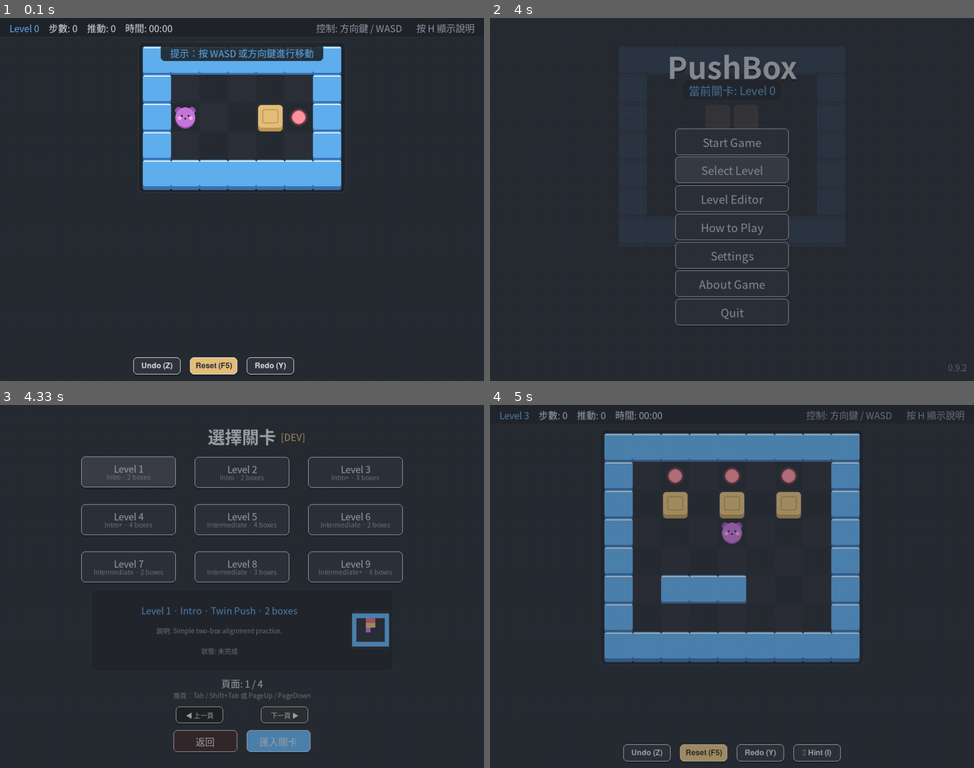
Above: before the commit, frames 1-4 (two rows, left to right).
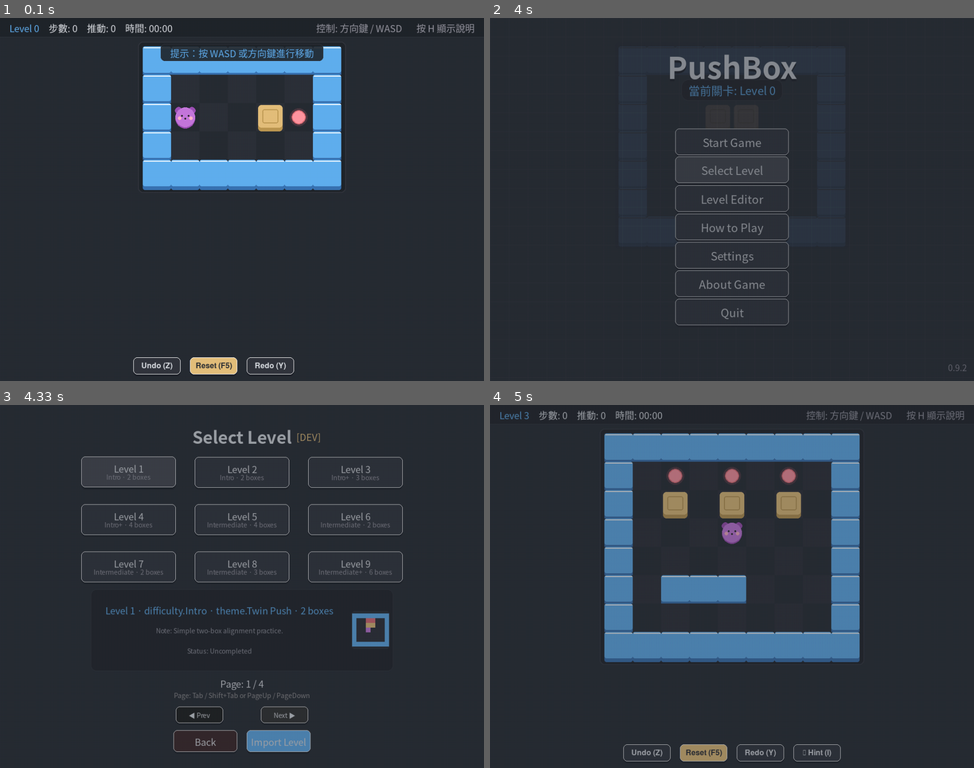
Above: after the commit, the same moments.

Repository: YI-TING-EE13/Pushbox-Pygame
Game: pygame game, started from main.py
Two runs of this game, one before a commit and one after it. Both use one fixed random seed, a clock stepped at 60 frames per second and the inputs below.
Inputs (mouse positions are in pixels of both pictures, inside the frame that each line leads up to):
- Up to frame 1 (0.1 s): no input
- Up to frame 2 (4 s): type "ann" at 0.33 s; tap Enter at 0.67 s; tap D at 0.88 s; click "Undo (Z)" at 1.27 s; click "Level 0" at 1.6 s; click "Reset (F5)" at 1.93 s; click "Level 0" at 2.27 s; click (804, 72) at 2.6 s; tap M at 3.43 s; click "Select Level" at 3.82 s
- Up to frame 3 (4.33 s): click "Start Game" at 4.15 s
- Up to frame 4 (5 s): click "Level 3" at 4.48 s; tap Page Up at 4.77 s

Frames 1-2 are identical in both runs. In frame 3, 1.8% of the frame differs, in the area x 21-69%, y 6-95%; in frame 4, nothing differs.

Commit message:
feat: localize level selector

Diff:
--- a/src/pushbox/utils/i18n.py
+++ b/src/pushbox/utils/i18n.py
@@ -87,6 +87,42 @@
         "game.buttons.hint": "💡 Hint (I)",
         "game.feedback.controls": "Control Scheme: {scheme}",
         "game.win.all_done": "Congratulations! Completed all levels",
+        # Level Selector
+        "level_selector.title": "Select Level",
+        "level_selector.back": "Back",
+        "level_selector.import": "Import Level",
+        "level_selector.prev_page": "◀ Prev",
+        "level_selector.next_page": "Next ▶",
+        "level_selector.page_indicator": "Page: {current} / {total}",
+        "level_selector.page_hint": "Page: Tab / Shift+Tab or PageUp / PageDown",
+        "level_selector.edit": "Edit",
+        "level_selector.delete": "Delete",
+        "level_selector.no_map": "No Map",
+        "level_selector.custom_level": "Custom Level",
+        "level_selector.locked": "🔒 Locked",
+        "level_selector.completed": "Completed · Best: {moves} moves",
+        "level_selector.uncompleted": "Uncompleted",
+        "level_selector.note_label": "Note: {note}",
+        "level_selector.type_label": "Type: {type}",
+        "level_selector.status_label": "Status: {status}",
+        "level_selector.boxes": "boxes",
+        # Built-in difficulty and theme mapping
+        "difficulty.Tutorial": "Tutorial",
+        "difficulty.Easy": "Easy",
+        "difficulty.Medium": "Medium",
+        "difficulty.Hard": "Hard",
+        "difficulty.Expert": "Expert",
+        "theme.Tutorial": "Tutorial",
+        "theme.Factory": "Factory",
+        "theme.Garden": "Garden",
+        "theme.Warehouse": "Warehouse",
+        # Custom Level Dialog
+        "custom_level.import_title": "Import Level",
+        "custom_level.import_msg": "Paste (Ctrl+V) or type PBX_ share code below:",
+        "custom_level.import_fail": "Import failed: {error}",
+        "custom_level.import_hint": ("Press Enter or click 'Confirm Import' to load."),
+        "custom_level.confirm": "Confirm Import",
+        "custom_level.cancel": "Cancel",
     },
     "zh-TW": {
         # Common / Buttons
@@ -165,6 +201,42 @@
         "game.buttons.hint": "💡 提示 (I)",
         "game.feedback.controls": "控制方式: {scheme}",
         "game.win.all_done": "恭喜! 已完成所有關卡",
+        # Level Selector
+        "level_selector.title": "選擇關卡",
+        "level_selector.back": "返回",
+        "level_selector.import": "匯入關卡",
+        "level_selector.prev_page": "◀ 上一頁",
+        "level_selector.next_page": "下一頁 ▶",
+        "level_selector.page_indicator": "頁面: {current} / {total}",
+        "level_selector.page_hint": "換頁：Tab / Shift+Tab 或 PageUp / PageDown",
+        "level_selector.edit": "編輯",
+        "level_selector.delete": "刪除",
+        "level_selector.no_map": "無地圖",
+        "level_selector.custom_level": "自訂關卡",
+        "level_selector.locked": "🔒 尚未解鎖",
+        "level_selector.completed": "已完成 · 最佳: {moves} 步",
+        "level_selector.uncompleted": "未完成",
+        "level_selector.note_label": "說明: {note}",
+        "level_selector.type_label": "類型: {type}",
+        "level_selector.status_label": "狀態: {status}",
+        "level_selector.boxes": "箱子",
+        # Built-in difficulty and theme mapping
+        "difficulty.Tutorial": "新手教學",
+        "difficulty.Easy": "簡單",
+        "difficulty.Medium": "中等",
+        "difficulty.Hard": "困難",
+        "difficulty.Expert": "專家",
+        "theme.Tutorial": "新手村",
+        "theme.Factory": "工業廠房",
+        "theme.Garden": "綠意庭園",
+        "theme.Warehouse": "古老倉庫",
+        # Custom Level Dialog
+        "custom_level.import_title": "匯入關卡",
+        "custom_level.import_msg": "請在下方框內貼上（Ctrl+V）或輸入 PBX_ 關卡分享碼：",
+        "custom_level.import_fail": "匯入失敗，請確認分享碼完整。({error})",
+        "custom_level.import_hint": ("按下 Enter 鍵或點擊下方「確認匯入」即可載入。"),
+        "custom_level.confirm": "確認匯入",
+        "custom_level.cancel": "取消返回",
     },
 }
 
--- a/src/pushbox/views/ui_components.py
+++ b/src/pushbox/views/ui_components.py
@@ -542,6 +542,7 @@
         self.current_page = 0
         self.levels_per_page = 9
         self.nav_buttons: list[ModernButton] = []
+        self._last_language = ""
         import os
 
         self.developer_mode = os.environ.get("SDL_VIDEODRIVER") == "dummy"
@@ -598,6 +599,10 @@
 
     def _layout_buttons(self, level_names: list[str], progress: dict) -> None:
         """Position and colorize level selection grid cards and pagination items."""
+        from ..utils.i18n import get_language, t
+
+        self._last_language = get_language()
+
         self.level_buttons.clear()
         self.action_buttons.clear()
 
@@ -683,7 +688,7 @@
                     y - 25,
                     60,
                     20,
-                    "編輯",
+                    t("level_selector.edit"),
                     handle_edit,
                     self.small_font,
                     bg_color=(50, 50, 150),
@@ -699,7 +704,7 @@
                     y - 25,
                     60,
                     20,
-                    "刪除",
+                    t("level_selector.delete"),
                     handle_delete,
                     self.small_font,
                     bg_color=(150, 50, 50),
@@ -720,7 +725,7 @@
             btn_y,
             btn_w,
             btn_h,
-            "返回",
+            t("level_selector.back"),
             handle_back,
             self.font,
             bg_color=(60, 40, 40),
@@ -735,7 +740,7 @@
             btn_y,
             btn_w,
             btn_h,
-            "匯入關卡",
+            t("level_selector.import"),
             handle_click_import,
             self.font,
             bg_color=COLORS["text_highlight"],
@@ -771,7 +776,7 @@
                 nav_y,
                 btn_w,
                 btn_h,
-                "◀ 上一頁",
+                t("level_selector.prev_page"),
                 handle_prev,
                 self.small_font,
                 bg_color=(50, 50, 50) if self.current_page > 0 else (30, 30, 30),
@@ -781,7 +786,7 @@
                 nav_y,
                 btn_w,
                 btn_h,
-                "下一頁 ▶",
+                t("level_selector.next_page"),
                 handle_next,
                 self.small_font,
                 bg_color=(50, 50, 50)
@@ -922,6 +927,8 @@
         The minimap is sized to fit within the available panel height and
         is hidden entirely when vertical space is insufficient.
         """
+        from ..utils.i18n import t
+
         if (
             not (0 <= self.selected_index < len(self.level_buttons))
             or not self.font
@@ -1004,8 +1011,11 @@
             if len(note) > 50:
                 note = note[:47] + "..."
 
-            # Line 1: Basic Info
-            info_text = f"{level_name} · {diff} · {theme} · {boxes} boxes"
+            # Line 1: Basic Info (Localized theme, difficulty, boxes)
+            loc_diff = t(f"difficulty.{diff}")
+            loc_theme = t(f"theme.{theme}")
+            loc_boxes = f"{boxes} {t('level_selector.boxes')}"
+            info_text = f"{level_name} · {loc_diff} · {loc_theme} · {loc_boxes}"
             info_surf = self.font.render(info_text, True, COLORS["text_highlight"])
             info_rect = info_surf.get_rect(
                 centerx=text_center_x,
@@ -1014,7 +1024,7 @@
             screen.blit(info_surf, info_rect)
 
             # Line 2: Note Description
-            note_text = f"說明: {note}"
+            note_text = t("level_selector.note_label").format(note=note)
             note_surf = self.small_font.render(note_text, True, COLORS["text_dim"])
             note_rect = note_surf.get_rect(
                 centerx=text_center_x,
@@ -1024,14 +1034,20 @@
 
             # Line 3: Completion status
             if is_locked:
-                status_text = "狀態: 🔒 尚未解鎖"
+                status_text = t("level_selector.status_label").format(
+                    status=t("level_selector.locked")
+                )
                 status_color = COLORS["error"]
             elif level_progress.get("completed"):
                 best_moves = level_progress.get("best_moves", "-")
-                status_text = f"狀態: 已完成 · 最佳: {best_moves} 步"
+                status_text = t("level_selector.status_label").format(
+                    status=t("level_selector.completed").format(moves=best_moves)
+                )
                 status_color = COLORS["success"]
             else:
-                status_text = "狀態: 未完成"
+                status_text = t("level_selector.status_label").format(
+                    status=t("level_selector.uncompleted")
+                )
                 status_color = COLORS["text_dim"]
 
             status_surf = self.small_font.render(status_text, True, status_color)
@@ -1057,7 +1073,9 @@
             screen.blit(info_surf, info_rect)
 
             # Line 2: Type indicator
-            type_text = "類型: 自訂關卡"
+            type_text = t("level_selector.type_label").format(
+                type=t("level_selector.custom_level")
+            )
             type_surf = self.small_font.render(type_text, True, COLORS["text_dim"])
             type_rect = type_surf.get_rect(
                 centerx=text_center_x,
@@ -1067,14 +1085,20 @@
 
             # Line 3: Completion status
             if is_locked:
-                status_text = "狀態: 🔒 尚未解鎖"
+                status_text = t("level_selector.status_label").format(
+                    status=t("level_selector.locked")
+                )
                 status_color = COLORS["error"]
             elif level_progress.get("completed"):
                 best_moves = level_progress.get("best_moves", "-")
-                status_text = f"狀態: 已完成 · 最佳: {best_moves} 步"
+                status_text = t("level_selector.status_label").format(
+                    status=t("level_selector.completed").format(moves=best_moves)
+                )
                 status_color = COLORS["success"]
             else:
-                status_text = "狀態: 未完成"
+                status_text = t("level_selector.status_label").format(
+                    status=t("level_selector.uncompleted")
+                )
                 status_color = COLORS["text_dim"]
 
             status_surf = self.small_font.render(status_text, True, status_color)
@@ -1140,7 +1164,9 @@
                         pygame.draw.rect(screen, color, cell_draw_rect)
             else:
                 # No map data available
-                no_map_surf = self.small_font.render("無地圖", True, COLORS["text_dim"])
+                no_map_surf = self.small_font.render(
+                    t("level_selector.no_map"), True, COLORS["text_dim"]
+                )
                 no_map_rect = no_map_surf.get_rect(center=minimap_rect.center)
                 screen.blit(no_map_surf, no_map_rect)
 
@@ -1149,6 +1175,11 @@
 
     def draw(self, progress: dict) -> None:
         """Render level selector grids, titles, pagination, and record stars."""
+        from ..utils.i18n import get_language, t
+
+        if getattr(self, "_last_language", "") != get_language():
+            self._layout_buttons(self.level_names_all, self.progress_all)
+
         self.screen.fill(COLORS["background"])
 
         btn_y = self.screen.get_height() - 80
@@ -1161,7 +1192,9 @@
             self.import_button.rect.y = btn_y
 
         if self.title_font:
-            title = self.title_font.render("選擇關卡", True, COLORS["text_main"])
+            title = self.title_font.render(
+                t("level_selector.title"), True, COLORS["text_main"]
+            )
             title_rect = title.get_rect(centerx=self.screen.get_width() // 2, y=40)
             self.screen.blit(title, title_rect)
 
@@ -1200,7 +1233,9 @@
             for button in self.nav_buttons:
                 button.draw(self.screen)
             if self.font and self.small_font:
-                page_text = f"頁面: {self.current_page + 1} / {total_pages}"
+                page_text = t("level_selector.page_indicator").format(
+                    current=self.current_page + 1, total=total_pages
+                )
                 page_surface = self.font.render(page_text, True, COLORS["text_main"])
                 page_rect = page_surface.get_rect(
                     centerx=self.screen.get_width() // 2,
@@ -1209,7 +1244,7 @@
                 self.screen.blit(page_surface, page_rect)
 
                 # Helper prompt hint for page switching controls
-                hint_text = "換頁：Tab / Shift+Tab 或 PageUp / PageDown"
+                hint_text = t("level_selector.page_hint")
                 hint_surface = self.small_font.render(hint_text, True, (150, 150, 150))
                 hint_rect = hint_surface.get_rect(
                     centerx=self.screen.get_width() // 2,
@@ -1298,10 +1333,16 @@
         except LevelShareError as e:
             self.import_error_message = str(e)
         except Exception as e:
-            self.import_error_message = f"匯入失敗，請確認分享碼完整。({e})"
+            from ..utils.i18n import t
+
+            self.import_error_message = t("custom_level.import_fail").format(
+                error=str(e)
+            )
 
     def _draw_import_dialog(self) -> None:
         """Draw the import code entry dialog overlay."""
+        from ..utils.i18n import t
+
         # 1. Full-screen dark semi-transparent overlay
         overlay = pygame.Surface(
             (self.screen.get_width(), self.screen.get_height()), pygame.SRCALPHA
@@ -1324,11 +1365,13 @@
 
         # 4. Text
         if self.font and self.small_font:
-            title_text = self.font.render("匯入關卡", True, COLORS["text_highlight"])
+            title_text = self.font.render(
+                t("custom_level.import_title"), True, COLORS["text_highlight"]
+            )
             self.screen.blit(title_text, (dialog_x + 30, dialog_y + 25))
 
             msg_text1 = self.small_font.render(
-                "請在下方框內貼上（Ctrl+V）或輸入 PBX_ 關卡分享碼：",
+                t("custom_level.import_msg"),
                 True,
                 COLORS["text_main"],
             )
@@ -1341,7 +1384,7 @@
                 self.screen.blit(err_text, (dialog_x + 30, dialog_y + 82))
             else:
                 hint_text = self.small_font.render(
-                    "按下 Enter 鍵或點擊下方「確認匯入」即可載入。",
+                    t("custom_level.import_hint"),
                     True,
                     COLORS["text_dim"],
                 )
@@ -1369,8 +1412,12 @@
         )
 
         if self.font:
-            confirm_lbl = self.font.render("確認匯入", True, COLORS["background"])
-            cancel_lbl = self.font.render("取消返回", True, COLORS["text_main"])
+            confirm_lbl = self.font.render(
+                t("custom_level.confirm"), True, COLORS["background"]
+            )
+            cancel_lbl = self.font.render(
+                t("custom_level.cancel"), True, COLORS["text_main"]
+            )
             self.screen.blit(
                 confirm_lbl,
                 confirm_lbl.get_rect(center=self.import_confirm_rect.center),
--- a/tests/test_language_ui.py
+++ b/tests/test_language_ui.py
@@ -216,3 +216,133 @@
     assert app.btn_reset.text == "重置 (F5)"
     assert app.btn_redo.text == "重做 (Y)"
     assert app.btn_hint.text == "💡 提示 (I)"
+
+
+def test_level_selector_screen_localization():
+    """Verify LevelSelector layout and detail panels are localized."""
+    pygame.init()
+    screen = pygame.Surface((1024, 768))
+
+    from src.pushbox.views.ui_components import LevelSelector
+
+    # Create dummy LevelManager mock to prevent scanning disk levels
+    mock_lm = MagicMock()
+    mock_lm.get_level_names.return_value = ["Level 1", "Level 2"]
+    mock_lm.get_level.return_value = None
+
+    selector = LevelSelector(screen, level_manager=mock_lm)
+
+    levels = [
+        "Level 1",
+        "Level 2",
+        "Level 3",
+        "Level 4",
+        "Level 5",
+        "Level 6",
+        "Level 7",
+        "Level 8",
+        "Level 9",
+        "Level 10",
+    ]
+    progress = {"Level 1": {"completed": True, "best_moves": 12}}
+
+    on_select = MagicMock()
+    on_back = MagicMock()
+    on_edit = MagicMock()
+    on_delete = MagicMock()
+
+    # 1. English Mode
+    i18n.set_language("en")
+    selector.setup(levels, progress, on_select, on_back, on_edit, on_delete)
+
+    # Re-trigger to populate button list
+    assert selector._last_language == "en"
+    assert selector.back_button.text == "Back"
+    assert selector.import_button.text == "Import Level"
+    # Over 9 levels will render navigation buttons
+    assert len(selector.nav_buttons) == 2
+    assert selector.nav_buttons[0].text == "◀ Prev"
+    assert selector.nav_buttons[1].text == "Next ▶"
+
+    # Detail panel texts in English
+    selector.selected_index = 0
+    selector.draw(progress)  # Ensure no crash
+
+    # 2. Traditional Chinese Mode
+    i18n.set_language("zh-TW")
+    # Draw triggers layout refresh automatically
+    selector.draw(progress)
+    assert selector._last_language == "zh-TW"
+    assert selector.back_button.text == "返回"
+    assert selector.import_button.text == "匯入關卡"
+    assert selector.nav_buttons[0].text == "◀ 上一頁"
+    assert selector.nav_buttons[1].text == "下一頁 ▶"
+
+
+def test_level_selector_custom_levels_buttons_localization():
+    """Verify custom levels edit and delete buttons are localized correctly."""
+    pygame.init()
+    screen = pygame.Surface((1024, 768))
+
+    from src.pushbox.views.ui_components import LevelSelector
+
+    mock_lm = MagicMock()
+    mock_lm.get_level.return_value = None
+    selector = LevelSelector(screen, level_manager=mock_lm)
+
+    levels = ["Custom 1"]
+    progress = {}
+
+    on_select = MagicMock()
+    on_back = MagicMock()
+    on_edit = MagicMock()
+    on_delete = MagicMock()
+
+    # 1. English Mode
+    i18n.set_language("en")
+    selector.setup(levels, progress, on_select, on_back, on_edit, on_delete)
+    # Custom levels have edit/delete action buttons
+    assert len(selector.action_buttons) == 2
+    assert selector.action_buttons[0].text == "Edit"
+    assert selector.action_buttons[1].text == "Delete"
+
+    # 2. Chinese Mode
+    i18n.set_language("zh-TW")
+    selector.draw(progress)  # Auto refresh buttons
+    assert selector.action_buttons[0].text == "編輯"
+    assert selector.action_buttons[1].text == "刪除"
+
+
+def test_import_dialog_localization():
+    """Verify Level Import Dialog contains localized titles, hints, and button texts."""
+    pygame.init()
+    screen = pygame.Surface((1024, 768))
+
+    from src.pushbox.views.ui_components import LevelSelector
+
+    mock_lm = MagicMock()
+    mock_lm.get_level.return_value = None
+    selector = LevelSelector(screen, level_manager=mock_lm)
+
+    selector.show_import_dialog = True
+    selector._on_import_button_click()
+
+    # 1. English Mode
+    i18n.set_language("en")
+    selector._draw_import_dialog()  # Ensure no crash
+
+    # 2. Chinese Mode
+    i18n.set_language("zh-TW")
+    selector._draw_import_dialog()  # Ensure no crash
+
+
+def test_i18n_fallback_robustness():
+    """Verify nonexistent keys return key itself and unsupported language falls back."""
+    i18n.set_language("en")
+
+    # Missing keys fallback safely without crash
+    assert i18n.t("nonexistent.dummy.key") == "nonexistent.dummy.key"
+
+    # Set unsupported language remains on English
+    i18n.set_language("fr")
+    assert i18n.get_language() == "en"
Not shown, changed: DEVELOPMENT.md
Not shown, changed: RELEASE_NOTES.md
